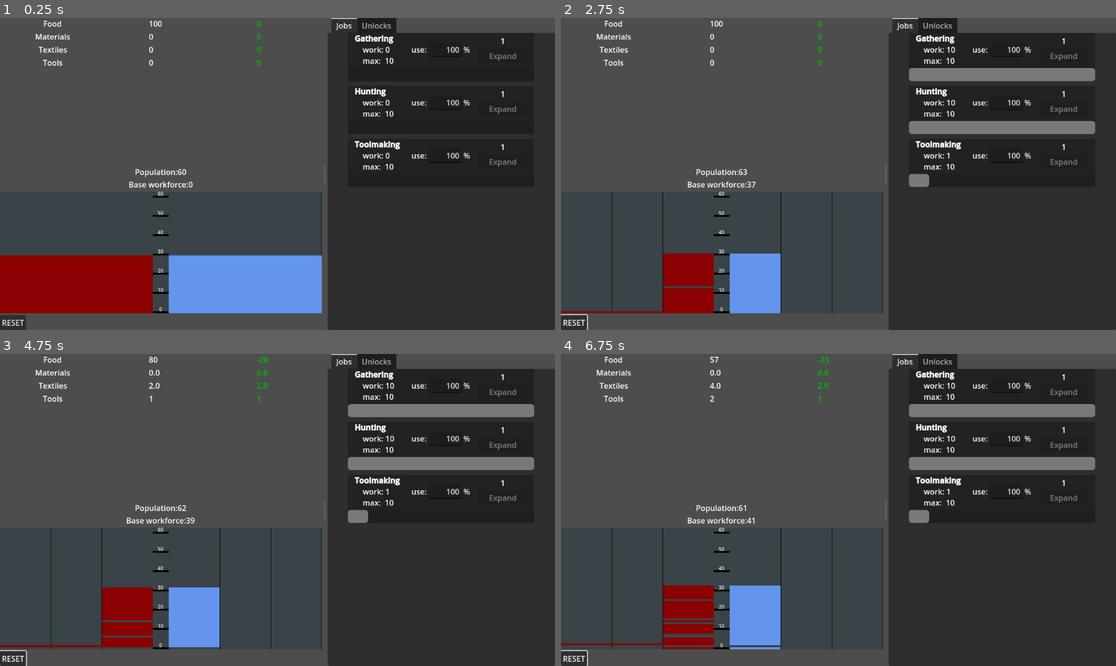
Above: before the commit, frames 1-4 (two rows, left to right).
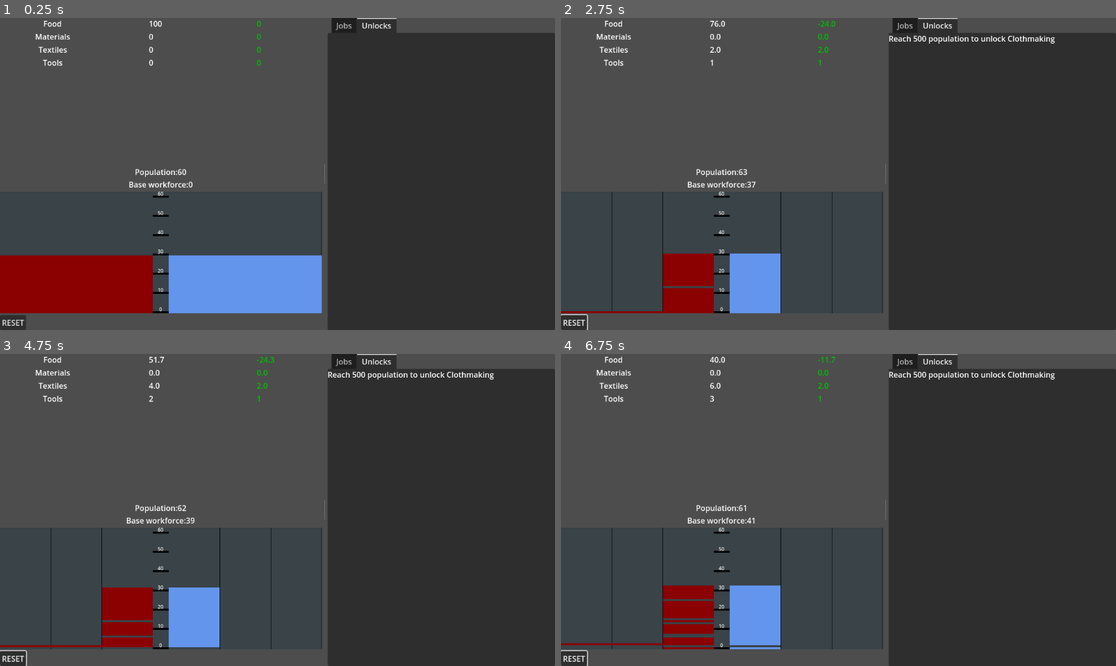
Above: after the commit, the same moments.

Repository: drahosh/bootstrap-civilization
Game: Godot game, scene res://main/main.tscn
Two runs of this game, one before a commit and one after it. Both use one fixed random seed, a clock stepped at 60 frames per second and the inputs below.
Inputs (mouse positions are in pixels of both pictures, inside the frame that each line leads up to):
- Up to frame 1 (0.25 s): no input
- Up to frame 2 (2.75 s): click "RESET" at 0.5 s; move the mouse to (960, 158) at 1.27 s; tap F at 1.35 s; click (960, 158) at 1.42 s; drag from (727, 189) to (810, 236) at 2.02 s
- Up to frame 3 (4.75 s): move the mouse to (333, 441) at 2.77 s; tap F at 2.85, 4.35 s; click (333, 441) at 2.92 s; drag from (249, 572) to (111, 463) at 3.52 s; move the mouse to (444, 556) at 4.27 s; click (444, 556) at 4.42 s
- Up to frame 4 (6.75 s): drag from (672, 463) to (755, 432) at 5.02 s; move the mouse to (866, 510) at 5.77 s; tap F at 5.85 s; click (866, 510) at 5.92 s; drag from (755, 432) to (727, 525) at 6.52 s

The runs differ from the first frame. In frame 1, 1.1% of the frame differs, in the area x 59-93%, y 0-49%; in frame 2, 4.5%, in the area x 26-97%, y 0-55%; in frame 3, 4.4%; in frame 4, 4.4%.

Commit message:
upgrades
added capacity upgrades to jobs, planning 3 more upgrades to unlock later

Diff:
--- a/data/default_jobs.gd
+++ b/data/default_jobs.gd
@@ -13,25 +13,33 @@
 	# initializes with: name, base workforce max, base income per workforce, bases description, base upgrade costs
 	match job:
 		jobs.GATHERING:
-			line.init(
-				Enums.job_names[job],
-				10,
-				{r.FOOD: 2, r.MATERIALS: 0.1},
-				{},
-				{r.TOOLS: 10},
-				"Walk around looking for stuff to eat"
+			(
+				line
+				. init(
+					Enums.job_names[job],
+					10,
+					{r.FOOD: 2, r.MATERIALS: 0.1},
+					{},
+					{r.TOOLS: 10},
+					"Walk around looking for stuff to eat",
+					1,
+				)
 			)
 		jobs.HUNTING:
-			line.init(
-				Enums.job_names[job],
-				10,
-				{r.FOOD: 2, r.TEXTILES: 0.2},
-				{},
-				{r.TOOLS: 20},
-				"Hunt larger animals in groups"
+			(
+				line
+				. init(
+					Enums.job_names[job],
+					10,
+					{r.FOOD: 2, r.TEXTILES: 0.2},
+					{},
+					{r.TOOLS: 20},
+					"Hunt larger animals in groups",
+					1,
+				)
 			)
 		jobs.TOOLMAKING:
-			line.init(Enums.job_names[job], 10, {r.TOOLS: 1}, {r.MATERIALS: 1}, {r.MATERIALS: 20}, "Make tools")
+			line.init(Enums.job_names[job], 10, {r.TOOLS: 1}, {r.MATERIALS: 1}, {r.MATERIALS: 20}, "Make tools", 2)
 		jobs.CLOTHMAKING:
 			line.init(
 				Enums.job_names[job],
@@ -39,11 +47,12 @@
 				{r.CLOTHES: 1},
 				{r.TEXTILES: 1},
 				{r.TOOLS: 20, r.TEXTILES: 100},
-				"Make clothes"
+				"Make clothes",
+				3
 			)
 		jobs.RECREATION:
 			line.init(
-				Enums.job_names[job], 10, {r.CULTURE: 0.1}, {}, {r.FOOD: 100, r.TOOLS: 10}, "Rest, Play, Make art"
+				Enums.job_names[job], 10, {r.CULTURE: 0.1}, {}, {r.FOOD: 100, r.TOOLS: 10}, "Rest, Play, Make art", 1
 			)
 		_:
 			printerr("job number doesn't exist: " + str(job))
--- a/data/enums.gd
+++ b/data/enums.gd
@@ -12,6 +12,7 @@
 	CULTURE,
 	CLOTHES,
 	TERRITORY,
+	KNOWLEDGE,
 }
 static var resource_names = {
 	resource_types.FOOD: "Food",
@@ -21,7 +22,13 @@
 	resource_types.TOOLS: "Tools",
 	resource_types.CULTURE: "Culture",
 	resource_types.CLOTHES: "Clothes",
-	resource_types.TERRITORY: "Territory"
+	resource_types.TERRITORY: "Territory",
+	resource_types.KNOWLEDGE: "Knowledge",
+}
+static var perishable_resources = {
+	resource_types.CULTURE: 0.01,
+	resource_types.FOOD: 0.1,
+	resource_types.KNOWLEDGE: 0.05,
 }
 enum jobs {
 	GATHERING,
@@ -48,4 +55,15 @@
 	# used when loading for serialization
 	"UnlockClothmaking": UnlockClothmaking,
 	"UnlockRecreation": UnlockRecreation,
+	"UnlockUpgrades": UnlockUpgrades,
 }
+
+# sections of UI that are not visible at the beginning
+enum UnlockableSections { UPGRADES }
+
+enum job_upgrade_types {
+	CAPACITY,
+	THROUGHPUT,
+	EFFICIENCY,
+	OUTPUT,
+}
--- a/jobs/job.gd
+++ b/jobs/job.gd
@@ -6,18 +6,24 @@
 var workforce_current: int
 var workforce_limit_percentage: int
 var description: String
-var base_upgrade_costs: Dictionary
-var upgraded_number: int
-var upgrade_cost_scale: float
+var base_expand_costs: Dictionary
+var expanded_number: int
 var output: Dictionary  # resource amount produced per workforce
 var input: Dictionary  # resources spent per workforce to produce
+var upgrade: JobUpgrade
+
+const upgrade_scene: PackedScene = preload("res://upgrades/job_upgrade.tscn")
+
+signal capacity_affecting_upgrade
 
 
 # Called when the node enterss the scene tree for the first time.
 func _ready():
-	$Panel/VBoxContainer/HBoxContainer/buy_box/UpgradeButton.pressed.connect(upgrade)
-	GlobalSignals.manual_resource_change.connect(_set_button_clickbility)
-	self.redraw()
+	$Panel/VBoxContainer/HBoxContainer/buy_box/ExpandButton.pressed.connect(expand)
+	GlobalSignals.resources_recounted.connect(_set_button_clickability)
+	capacity_affecting_upgrade.connect(calculate_max_workforce)
+	capacity_affecting_upgrade.connect(redraw)
+	redraw()
 
 
 func _update_main_description():
@@ -29,69 +35,69 @@
 	)
 
 
-func _get_upgrade_cost():
-	var discounted = 1  # we start with one upgrade, but want to start scaling after that
+func _get_expand_cost():
+	var discounted = 1  # we start with one expansion, but want to start scaling after that
 	return Utils.get_scaled_cost(
-		self.base_upgrade_costs, self.upgrade_cost_scale, max(0, self.upgraded_number - discounted)
+		base_expand_costs, GlobalVariables.job_expand_scale, max(0, expanded_number - discounted)
 	)
 
 
-func _can_afford_upgrade(number: int = 1):
-	var upgrade_cost = _get_upgrade_cost()
+func _can_afford_expansion(number: int = 1):
+	var expand_cost = _get_expand_cost()
 	var affordable = true
-	for key in upgrade_cost:
-		if upgrade_cost[key] > Resources.resources[key]:
+	for key in expand_cost:
+		if expand_cost[key] > Resources.resources[key]:
 			affordable = false
 	return affordable
 
 
-func upgrade(times = 1):
+func expand(times = 1):
 	# times can be integer or Enums.MAX
 	var bought = 0
 	while true:
 		if times is int and bought >= times:
 			break
-		if not _can_afford_upgrade():
+		if not _can_afford_expansion():
 			break
-		Resources.change_resources(_get_upgrade_cost(), true)
-		self.upgraded_number += 1
-		self.workforce_max += self.workforce_max_base
+		Resources.change_resources(_get_expand_cost(), true, 1, true)
+		expanded_number += 1
 		bought += 1
+	GlobalSignals.manual_resource_change.emit()
+	enable_upgrades()
+	calculate_max_workforce()
 	self.redraw()
-	GlobalSignals.manual_resource_change.emit()
 
 
-func _set_button_clickbility():
-	$Panel/VBoxContainer/HBoxContainer/buy_box/UpgradeButton.disabled = not _can_afford_upgrade()
+func _set_button_clickability():
+	$Panel/VBoxContainer/HBoxContainer/buy_box/ExpandButton.disabled = not _can_afford_expansion()
 
 
 func redraw():
 	_update_main_description()
-	_set_button_clickbility()
 	$"Panel/VBoxContainer/workforce percentage".value = (float(self.workforce_current) * 100 / self.workforce_max)
-	$Panel/VBoxContainer/HBoxContainer/buy_box/UpgradeLabel.text = str(upgraded_number)
-	$Panel/VBoxContainer/HBoxContainer/buy_box/UpgradeButton.tooltip_text = Utils.resources_to_string(
-		_get_upgrade_cost()
-	)
+	$Panel/VBoxContainer/HBoxContainer/buy_box/ExpandLabel.text = str(expanded_number)
+	$Panel/VBoxContainer/HBoxContainer/buy_box/ExpandButton.tooltip_text = Utils.resources_to_string(_get_expand_cost())
 	var tooltip = ""
 	if output.size() > 0:
-		tooltip += "produces per workforce:\n"
+		tooltip += "base production per workforce:\n"
 		tooltip += Utils.resources_to_string(output)
 		if input.size() > 0:
 			tooltip += "\n"
 	if input.size() > 0:
-		tooltip += "consumes per workforce:\n"
+		tooltip += "base consumption per workforce:\n"
 		tooltip += Utils.resources_to_string(input)
 	$Panel.tooltip_text = tooltip
+	upgrade.toggle_affordable()
 
 
 func init(
-	job_name,
+	job_name: String,
 	workforce_max: int,
 	output: Dictionary,
 	input: Dictionary,
-	upgrade_costs: Dictionary,
+	expand_costs: Dictionary,
 	description: String,
+	upgrade_cost_multiplier: int
 ):
 	self.job_name = job_name
 	self.workforce_max = workforce_max
@@ -99,10 +105,17 @@
 	self.output = output
 	self.input = input
 	self.description = description
-	self.base_upgrade_costs = upgrade_costs
-	self.upgraded_number = 1
-	self.upgrade_cost_scale = 1.3
-	_update_main_description()
+	self.base_expand_costs = expand_costs
+	self.expanded_number = 1
+	upgrade = upgrade_scene.instantiate()
+	upgrade.init(upgrade_cost_multiplier, capacity_affecting_upgrade, job_name)
+	GlobalSignals.add_upgrade.emit(upgrade)
+	calculate_max_workforce()
+
+
+func enable_upgrades():
+	if expanded_number >= 10:
+		upgrade.enable()
 
 
 func _correct_wanted_percentage():
@@ -115,9 +128,9 @@
 func tick():
 	# before this function is called, current workforce is set from outside
 	_correct_wanted_percentage()
-	redraw()
 	Resources.change_resources(input, true, workforce_current)
 	Resources.change_resources(output, false, workforce_current)
+	redraw()
 
 
 func get_desired_workforce():
@@ -132,40 +145,47 @@
 	return wanted_max
 
 
+func calculate_max_workforce():
+	var multiplier = upgrade.get_capacity_multiplier()
+	workforce_max = round(workforce_max_base * expanded_number * multiplier)
+
+
 func save_game():
 	return {
 		"job_name": job_name,
-		"workforce_max": workforce_max,
 		"workforce_max_base": workforce_max_base,
 		"workforce_current": workforce_current,
 		"workforce_limit_percentage": workforce_limit_percentage,
 		"description": description,
-		"base_upgrade_costs": base_upgrade_costs,
-		"upgraded_number": upgraded_number,
-		"upgrade_cost_scale": upgrade_cost_scale,
+		"base_expand_costs": base_expand_costs,
+		"expanded_number": expanded_number,
 		"output": output,
 		"input": input,
+		"upgrade": upgrade.save_game(),
 	}
 
 
 func load_game(data_dict):
 	job_name = data_dict["job_name"]
-	workforce_max = int(data_dict["workforce_max"])
 	workforce_max_base = int(data_dict["workforce_max_base"])
 	workforce_current = int(data_dict["workforce_current"])
 	workforce_limit_percentage = data_dict["workforce_limit_percentage"]
 	description = data_dict["description"]
 
-	upgraded_number = int(data_dict["upgraded_number"])
-	upgrade_cost_scale = data_dict["upgrade_cost_scale"]
+	expanded_number = int(data_dict["expanded_number"])
 	# need to convert keys from string to int (since json supports only string keys)
-	base_upgrade_costs = {}
-	for key in data_dict["base_upgrade_costs"]:
-		base_upgrade_costs[int(key)] = data_dict["base_upgrade_costs"][key]
+	base_expand_costs = {}
+	for key in data_dict["base_expand_costs"]:
+		base_expand_costs[int(key)] = data_dict["base_expand_costs"][key]
 	output = {}
 	for key in data_dict["output"]:
 		output[int(key)] = data_dict["output"][key]
 	input = {}
 	for key in data_dict["input"]:
 		input[int(key)] = data_dict["input"][key]
+	upgrade = upgrade_scene.instantiate()
+	upgrade.load_game(data_dict["upgrade"], capacity_affecting_upgrade)
+	enable_upgrades()
+	GlobalSignals.add_upgrade.emit(upgrade)
+	calculate_max_workforce()
 	redraw()
--- a/jobs/job.tscn
+++ b/jobs/job.tscn
@@ -89,12 +89,12 @@
 size_flags_horizontal = 3
 size_flags_vertical = 4
 
-[node name="UpgradeLabel" type="Label" parent="Panel/VBoxContainer/HBoxContainer/buy_box"]
+[node name="ExpandLabel" type="Label" parent="Panel/VBoxContainer/HBoxContainer/buy_box"]
 layout_mode = 2
 text = "1"
 horizontal_alignment = 1
 
-[node name="UpgradeButton" type="Button" parent="Panel/VBoxContainer/HBoxContainer/buy_box"]
+[node name="ExpandButton" type="Button" parent="Panel/VBoxContainer/HBoxContainer/buy_box"]
 layout_mode = 2
 disabled = true
 text = "Expand
--- a/main/main.gd
+++ b/main/main.gd
@@ -6,8 +6,10 @@
 @onready var jobs = get_node("HSplitContainer/Clickables/TabContainer/Jobs")
 @onready var resources = get_node("HSplitContainer/ScrollContainer/VBoxContainer/Resources")
 @onready var unlocks = get_node("HSplitContainer/Clickables/TabContainer/Unlocks")
+@onready var upgrades = $LockedSections/Upgrades
 static var time_since_last_save = 0.0
 static var save_interval_s = 15.0
+var unlocked_sections = []
 
 
 # Called when the node enters the scene tree for the first time.
@@ -15,13 +17,15 @@
 	jobs.set_population(population)
 	self.load_game()
 	$HSplitContainer/ScrollContainer/VBoxContainer/HardResetButton.pressed.connect(hard_reset)
+	GlobalSignals.unlock_section.connect(unlock_section)
 
 
 func _tick():
-	resources.tick()
 	population.tick()
+	resources.process_perishables()
 	jobs.tick()
 	unlocks.tick()
+	resources.tick()
 
 
 # Called every frame. 'delta' is the elapsed time since the previous frame.
@@ -36,6 +40,14 @@
 		save_game()
 
 
+func unlock_section(section: int):
+	if section not in unlocked_sections:
+		unlocked_sections.append(section)
+		match section:
+			Enums.UnlockableSections.UPGRADES:
+				upgrades.reparent($HSplitContainer/Clickables/TabContainer)
+
+
 func save_game():
 	var save_dict = {
 		"filename": get_scene_file_path(),
@@ -45,6 +57,7 @@
 		"population": population.save_game(),
 		"jobs": jobs.save_game(),
 		"unlocks": unlocks.save_game(),
+		"unlocked_sections": unlocked_sections,
 	}
 	var save_file = FileAccess.open("user://bootstrapciv_savegame.save", FileAccess.WRITE)
 	var json_string = JSON.stringify(save_dict)
@@ -52,7 +65,6 @@
 
 
 func load_game():
-	print(OS.get_data_dir())
 	# Attempts to load game from savefile
 	# Returns true if game was loaded
 	if not FileAccess.file_exists("user://bootstrapciv_savegame.save"):
@@ -72,12 +84,16 @@
 	population.load_game(data["population"])
 	jobs.load_game(data["jobs"])
 	unlocks.load_game(data["unlocks"])
+	for section in data["unlocked_sections"]:
+		unlock_section(section)
 	return true
 
 
 func hard_reset():
 	if FileAccess.file_exists("user://bootstrapciv_savegame.save"):
 		DirAccess.remove_absolute("user://bootstrapciv_savegame.save")
+	upgrades.reset()
+	upgrades.reparent($LockedSections)
 	population.reset()
 	resources.reset()
 	jobs.reset()
@@ -85,3 +101,4 @@
 	time_since_last_save = 0.0
 	miliseconds_saved = 0
 	year_miliseconds = 2000
+	unlocked_sections = []
--- a/main/main.tscn
+++ b/main/main.tscn
@@ -1,10 +1,11 @@
-[gd_scene load_steps=6 format=3 uid="uid://cwtw7os80cgu0"]
+[gd_scene load_steps=7 format=3 uid="uid://cwtw7os80cgu0"]
 
 [ext_resource type="Script" uid="uid://cvh7nlky6ub0x" path="res://main/main.gd" id="1_c651c"]
 [ext_resource type="PackedScene" uid="uid://dveaek1dp15vd" path="res://main/resources.tscn" id="2_3wy1v"]
 [ext_resource type="PackedScene" uid="uid://b3qnyj0t45ugr" path="res://population/population.tscn" id="3_kfbq2"]
 [ext_resource type="PackedScene" uid="uid://45c78d4h22ha" path="res://jobs/jobs.tscn" id="4_4dugh"]
 [ext_resource type="PackedScene" uid="uid://cbcogsm8pe4h1" path="res://unlocks/unlocks.tscn" id="5_3wy1v"]
+[ext_resource type="PackedScene" uid="uid://c18e0ly2b3ok3" path="res://upgrades/upgrades.tscn" id="6_kfbq2"]
 
 [node name="Node2D" type="Control"]
 layout_mode = 3
@@ -60,13 +61,28 @@
 [node name="TabContainer" type="TabContainer" parent="HSplitContainer/Clickables"]
 layout_mode = 2
 size_flags_vertical = 3
-current_tab = 0
+current_tab = 1
+drag_to_rearrange_enabled = true
 
 [node name="Jobs" parent="HSplitContainer/Clickables/TabContainer" instance=ExtResource("4_4dugh")]
+visible = false
 layout_mode = 2
 metadata/_tab_index = 0
 
 [node name="Unlocks" parent="HSplitContainer/Clickables/TabContainer" instance=ExtResource("5_3wy1v")]
-visible = false
 layout_mode = 2
 metadata/_tab_index = 1
+
+[node name="LockedSections" type="Control" parent="."]
+visible = false
+anchors_preset = 0
+offset_right = 40.0
+offset_bottom = 40.0
+
+[node name="Upgrades" parent="LockedSections" instance=ExtResource("6_kfbq2")]
+layout_mode = 0
+anchors_preset = 0
+anchor_right = 0.0
+anchor_bottom = 0.0
+grow_horizontal = 1
+grow_vertical = 1
--- a/main/resource_line.gd
+++ b/main/resource_line.gd
@@ -18,13 +18,14 @@
 	self.resources = resources
 
 
-func _ready():
-	GlobalSignals.manual_resource_change.connect(redraw)
+func redraw():
+	redraw_resource()
+	get_node("CenterContainer3/ResourceChange").text = str(resources.resource_changes[resource_key])
 
 
-func redraw():
+func redraw_resource():
+	# separated for separate use by resources.gd
 	get_node("CenterContainer2/ResourceAmount").text = str(resources.resources[resource_key])
-	get_node("CenterContainer3/ResourceChange").text = str(resources.resource_changes[resource_key])
 
 
 # Called every frame. 'delta' is the elapsed time since the previous frame.
--- a/main/resources.gd
+++ b/main/resources.gd
@@ -5,6 +5,7 @@
 static var resources: Dictionary = {}  # map of resource name to amount
 static var resource_changes: Dictionary = {}  # map of changes from last tick. Is reset to 0 at start of tick, then increased or decreased during processing
 var visible_resources = []  # list of resources shown in UI
+var resource_capacities = {}  # nonperishable capacity for perishable resources
 
 
 func _setup():
@@ -15,10 +16,12 @@
 		Enums.resource_types.TOOLS,
 	]
 
-	for key in Enums.resource_types.values():
-		resources[key] = 0
-		resource_changes[key] = 0
+	for resource_type in Enums.resource_types.values():
+		resources[resource_type] = 0
+		resource_changes[resource_type] = 0
 	resources[Enums.resource_types.FOOD] = 100
+	for resource_type in Enums.perishable_resources:
+		resource_capacities[resource_type] = 0
 	redraw_resource_list()
 
 
@@ -40,25 +43,40 @@
 func _ready():
 	_setup()
 	GlobalSignals.unlock_resource.connect(unlock_resource)
+	GlobalSignals.manual_resource_change.connect(refresh_display)
+
+
+func process_perishables():
+	for resource_type in Enums.perishable_resources:
+		var perishable = resources[resource_type] - resource_capacities[resource_type]
+		change_resources({resource_type: -perishable * Enums.perishable_resources[resource_type]})
+
+
+func refresh_display():
+	for line in get_children():
+		line.redraw_resource()
+	GlobalSignals.resources_recounted.emit()
 
 
 func tick():
-	#zero resource changes
 	for line in get_children():
 		line.redraw()
+	GlobalSignals.resources_recounted.emit()
 	for key in Enums.resource_types.values():
 		Resources.resource_changes[key] = 0
 
 
-static func change_resources(to_change: Dictionary, negative: bool = false, times: int = 1):
+static func change_resources(to_change: Dictionary, negative: bool = false, times: int = 1, manual = false):
 	# for each resource in to_change, resource[key] += to_change[key]
-	# if negative is true, use -= in instead
+	# if negative is true, use -= in instead (useful with multiple items in dictionary)
 	# repeats 'times' times (useful if multiplying everything in to_change by same number, like in jobs)
 	# This function assumes you're not using it to pay more of a resource than is set, you need to check this separately
 	var negator = -1 if negative else 1
 	for key in to_change:
 		resources[key] += to_change[key] * negator * times
-		resource_changes[key] += to_change[key] * negator * times
+		# could emit manual resource change signal here, but that could cause hundreds of signals with current implementation of buy max
+		if not manual:
+			resource_changes[key] += to_change[key] * negator * times
 
 
 # Called every frame. 'delta' is the elapsed time since the previous frame.
--- a/project.godot
+++ b/project.godot
@@ -17,6 +17,7 @@
 [autoload]
 
 GlobalSignals="*res://utils/global_signals.gd"
+GlobalVariables="*res://utils/global_variables.gd"
 
 [editor_plugins]
 
--- a/unlocks/unlock.tscn
+++ b/unlocks/unlock.tscn
@@ -11,6 +11,7 @@
 offset_bottom = 11.5
 grow_horizontal = 2
 grow_vertical = 2
+size_flags_horizontal = 3
 text = "Get ??? to unlock ???"
 horizontal_alignment = 1
 script = ExtResource("1_7jjxn")
--- /dev/null
+++ b/unlocks/unlock_upgrades.gd
@@ -0,0 +1,20 @@
+extends AbstractUnlock
+
+class_name UnlockUpgrades
+
+
+func checkVisible() -> bool:
+	return Population.population_total >= 800
+
+
+func checkUnlock() -> bool:
+	return Resources.resources[Enums.resource_types.CULTURE] >= 100
+
+
+func unlock() -> void:
+	GlobalSignals.unlock_section.emit(Enums.UnlockableSections.UPGRADES)
+
+
+func _ready() -> void:
+	description_1 = "Amass 100 culture"
+	description_2 = "Job Upgrades"
--- a/unlocks/unlocks.gd
+++ b/unlocks/unlocks.gd
@@ -12,6 +12,7 @@
 		child.free()
 	add_child(UnlockClothmaking.new())
 	add_child(UnlockRecreation.new())
+	add_child(UnlockUpgrades.new())
 
 
 func tick():
--- /dev/null
+++ b/upgrades/job_upgrade.gd
@@ -0,0 +1,101 @@
+extends PanelContainer
+class_name JobUpgrade
+var job_name: String
+var capacity_cost_multiplier: int
+var capacity_upgraded_times: int
+var capacity_affecting_upgrade: Signal
+var enabled = false
+# TODO other 3 upgrades (probably with prestige)
+
+
+func save_game():
+	return {
+		"capacity_cost_multiplier": capacity_cost_multiplier,
+		"capacity_upgraded_times": capacity_upgraded_times,
+		"job_name": job_name
+	}
+
+
+func load_game(data_dict, capacity_affecting_upgrade):
+	capacity_cost_multiplier = data_dict["capacity_cost_multiplier"]
+	capacity_upgraded_times = data_dict["capacity_upgraded_times"]
+	job_name = data_dict["job_name"]
+	$VBoxContainer/Label.text = job_name
+	self.capacity_affecting_upgrade = capacity_affecting_upgrade
+	toggle_affordable()
+
+
+func init(capacity_cost_multiplier: int, capacity_affecting_upgrade: Signal, job_name: String):
+	self.capacity_cost_multiplier = capacity_cost_multiplier
+	self.capacity_affecting_upgrade = capacity_affecting_upgrade
+	self.job_name = job_name
+	$VBoxContainer/Label.text = job_name
+	capacity_upgraded_times = 0
+
+
+func _ready():
+	GlobalSignals.manual_resource_change.connect(toggle_affordable)
+	$VBoxContainer/HBoxContainer/CapButton.pressed.connect(upgrade_capacity)
+	toggle_visibility()
+	redraw_buttons()
+
+
+func toggle_visibility():
+	visible = enabled
+
+
+func get_current_cost(upgrade_type: int) -> Dictionary:
+	var cost
+	match upgrade_type:
+		Enums.job_upgrade_types.CAPACITY:
+			cost = GlobalVariables.capacity_upgrade_base_cost.duplicate()
+	for key in cost:
+		cost[key] *= capacity_cost_multiplier * pow(GlobalVariables.job_upgrade_scale, capacity_upgraded_times)
+	return cost
+
+
+func can_afford_upgrade(upgrade_type):
+	var cost = get_current_cost(upgrade_type)
+	for key in cost:
+		if Resources.resources[key] < cost[key]:
+			return false
+	return true
+
+
+func get_capacity_multiplier():
+	return pow(GlobalVariables.capacity_upgrade_size, capacity_upgraded_times)
+
+
+func toggle_affordable():
+	# make buttons clickable if upgrades affordable
+	$VBoxContainer/HBoxContainer/CapButton.disabled = not can_afford_upgrade(Enums.job_upgrade_types.CAPACITY)
+	# TODO other upgrades when implemented
+
+
+func upgrade_capacity(times = 1):
+	# times can be int>=1 or Enums.MAX
+	var bought = 0
+	while true:
+		if times is int and bought >= times:
+			break
+		if not can_afford_upgrade(Enums.job_upgrade_types.CAPACITY):
+			break
+		Resources.change_resources(get_current_cost(Enums.job_upgrade_types.CAPACITY), true, 1, true)
+		capacity_upgraded_times += 1
+		bought += 1
+	GlobalSignals.manual_resource_change.emit()
+	capacity_affecting_upgrade.emit()
+	redraw_buttons()
+
+
+func redraw_buttons():
+	$VBoxContainer/HBoxContainer/CapButton.text = "Capacity: " + str(capacity_upgraded_times)
+	$VBoxContainer/HBoxContainer/CapButton.tooltip_text = Utils.resources_to_string(
+		get_current_cost(Enums.job_upgrade_types.CAPACITY)
+	)
+	# TODO Other buttons
+
+
+func enable():
+	enabled = true
+	toggle_visibility()
--- /dev/null
+++ b/upgrades/job_upgrade.tscn
@@ -0,0 +1,56 @@
+[gd_scene load_steps=2 format=3 uid="uid://dkb78hkfxaihh"]
+
+[ext_resource type="Script" uid="uid://b83lc0f7jwelb" path="res://upgrades/job_upgrade.gd" id="1_r1pwo"]
+
+[node name="Upgrade" type="PanelContainer"]
+anchors_preset = 15
+anchor_right = 1.0
+anchor_bottom = 1.0
+grow_horizontal = 2
+grow_vertical = 2
+scale = Vector2(0.995249, 1.06059)
+size_flags_horizontal = 3
+script = ExtResource("1_r1pwo")
+
+[node name="VBoxContainer" type="VBoxContainer" parent="."]
+layout_mode = 2
+theme_override_constants/separation = 2
+
+[node name="Label" type="Label" parent="VBoxContainer"]
+layout_mode = 2
+size_flags_vertical = 0
+text = "Placeholder"
+horizontal_alignment = 1
+
+[node name="HBoxContainer" type="HBoxContainer" parent="VBoxContainer"]
+layout_mode = 2
+size_flags_vertical = 3
+
+[node name="CapButton" type="Button" parent="VBoxContainer/HBoxContainer"]
+layout_mode = 2
+size_flags_horizontal = 3
+size_flags_vertical = 4
+disabled = true
+text = "Capacity"
+
+[node name="Button2" type="Button" parent="VBoxContainer/HBoxContainer"]
+layout_mode = 2
+size_flags_horizontal = 3
+size_flags_vertical = 4
+disabled = true
+text = "???"
+
+[node name="Button3" type="Button" parent="VBoxContainer/HBoxContainer"]
+layout_mode = 2
+size_flags_horizontal = 3
+size_flags_vertical = 4
+disabled = true
+text = "???"
+
+[node name="Button4" type="Button" parent="VBoxContainer/HBoxContainer"]
+layout_mode = 2
+size_flags_horizontal = 3
+size_flags_vertical = 4
+disabled = true
+text = "???
+"
--- /dev/null
+++ b/upgrades/upgrades.gd
@@ -0,0 +1,15 @@
+# autoloaded as JobUpgrades
+extends ScrollContainer
+
+
+func add_upgrade(upgrade: JobUpgrade):
+	$VBoxContainer.add_child(upgrade)
+
+
+func reset():
+	for child in $VBoxContainer.get_children():
+		child.free()
+
+
+func _ready():
+	GlobalSignals.add_upgrade.connect(add_upgrade)
--- /dev/null
+++ b/upgrades/upgrades.tscn
@@ -0,0 +1,19 @@
+[gd_scene load_steps=2 format=3 uid="uid://c18e0ly2b3ok3"]
+
+[ext_resource type="Script" uid="uid://brgunydcmeuwo" path="res://upgrades/upgrades.gd" id="1_3k0iy"]
+
+[node name="Upgrades" type="ScrollContainer"]
+visible = false
+anchors_preset = 15
+anchor_right = 1.0
+anchor_bottom = 1.0
+grow_horizontal = 2
+grow_vertical = 2
+horizontal_scroll_mode = 0
+script = ExtResource("1_3k0iy")
+
+[node name="VBoxContainer" type="VBoxContainer" parent="."]
+layout_mode = 2
+size_flags_horizontal = 3
+size_flags_vertical = 3
+theme_override_constants/separation = 10
--- a/utils/global_signals.gd
+++ b/utils/global_signals.gd
@@ -1,7 +1,11 @@
 extends Node
 
-#Node autoloaded as GlobalSignals
+#autoloaded as GlobalSignals
 
 signal manual_resource_change  # resources changed by user click when buying something, not by tick
+signal resources_recounted
 signal unlock_job(job: int)
 signal unlock_resource(resource: int)
+signal unlock_section(hidden_section: int)
+signal reveal_unlockable_section(hidden_section: int)
+signal add_upgrade(upgrade: JobUpgrade)
--- /dev/null
+++ b/utils/global_variables.gd
@@ -0,0 +1,9 @@
+# Autoloaded as GlobalVariables
+# Contains variables that can change during game (mostly by prestiging)
+extends Node
+
+var job_expand_scale = 1.3
+
+var capacity_upgrade_size = 1.2  # increases by percentage
+var capacity_upgrade_base_cost = {Enums.resource_types.CULTURE: 100}
+var job_upgrade_scale = 1.5
Not shown, added: unlocks/unlock_upgrades.gd.uid
Not shown, added: upgrades/job_upgrade.gd.uid
Not shown, added: upgrades/upgrades.gd.uid
Not shown, added: utils/global_variables.gd.uid
